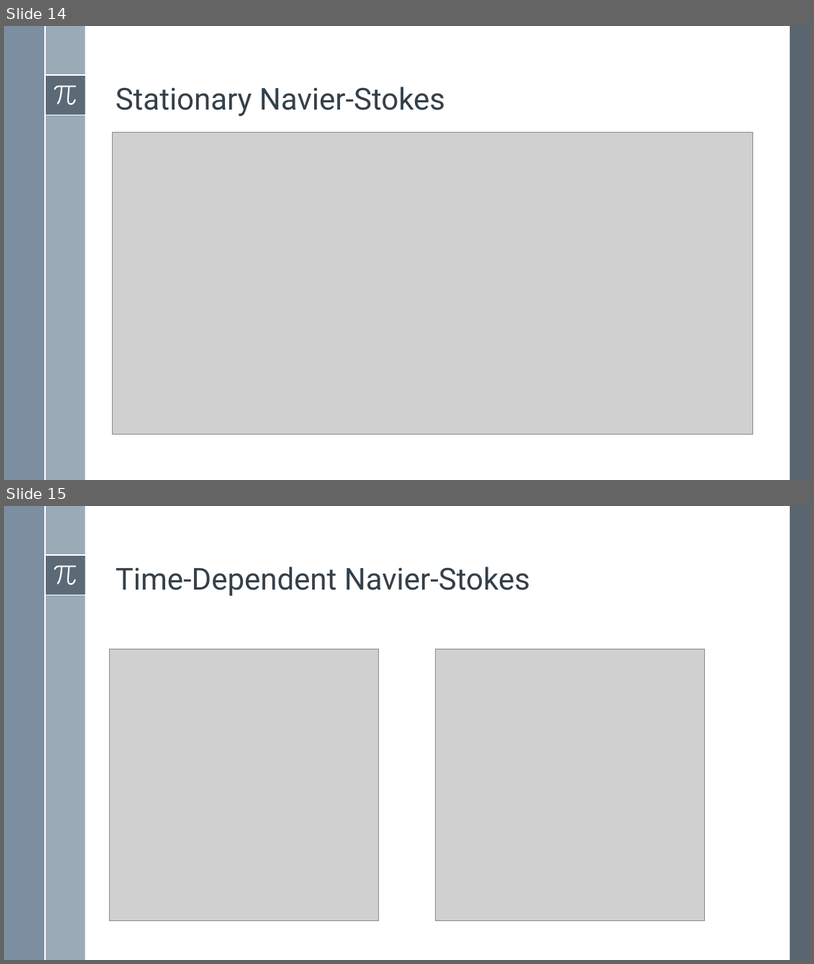
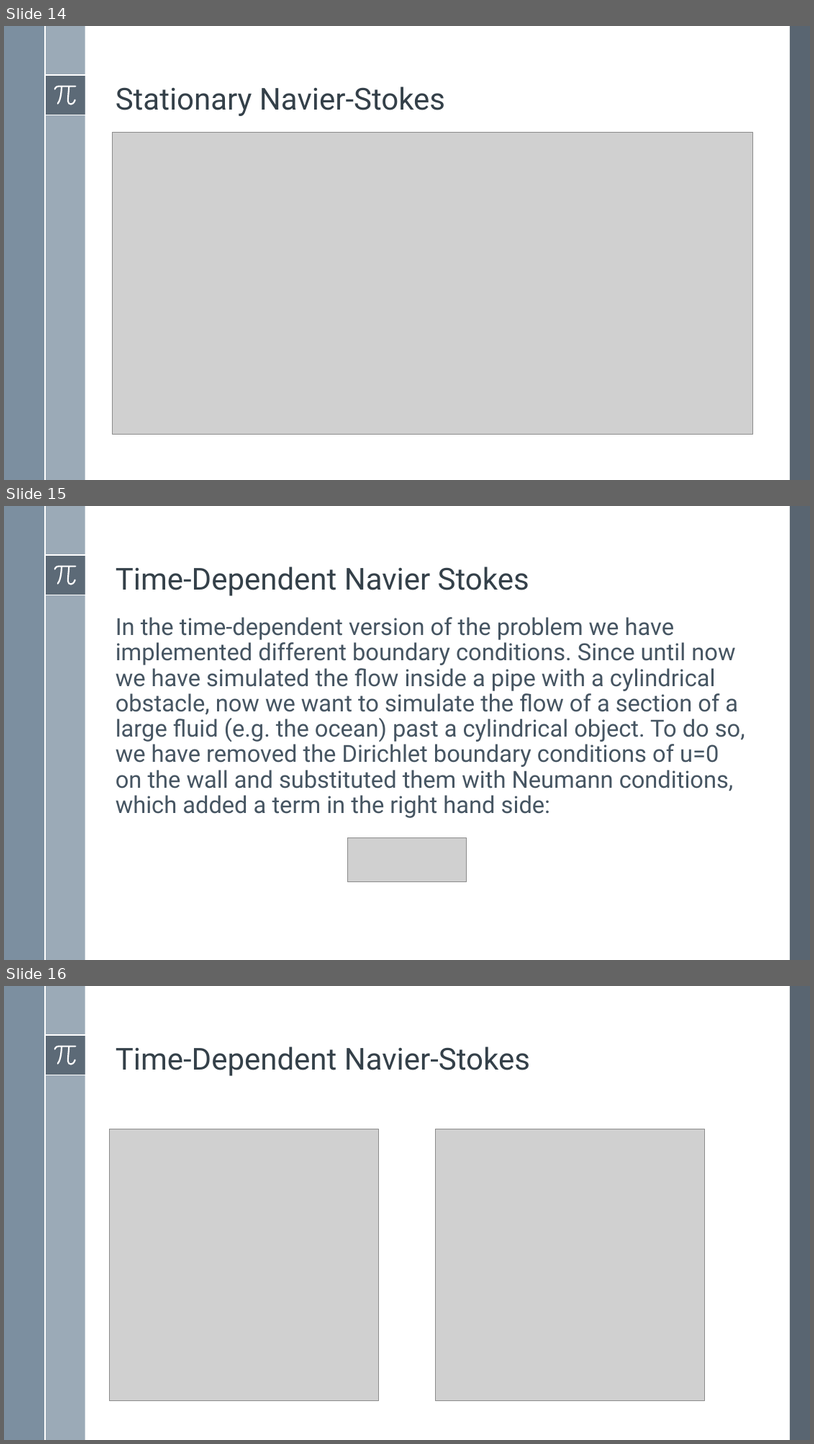
Before and after one commit to simone-fdr/navier-stokes, a slide deck: Presentatione_NMPDE_Navier_Stokes_temp.pptx. Shown one above the other, each under a label of ours: slides 14 and 15 before the commit, slides 14, 15 and 16 after it. The pictures are 814x964 and 814x1444 pixels, drawn with LibreOffice and Linux fonts; fonts in the diff are those of the drawing; grey boxes stand for pictures. Boxes give left, top, right and bottom in pixels: in the first picture for what was removed or moved away, otherwise in the second. Text is boxed around its words. In the diff, an @@ line names an element or a change of style, - is before the commit and + after.

```diff
--- a/Presentatione_NMPDE_Navier_Stokes_temp.pptx
+++ b/Presentatione_NMPDE_Navier_Stokes_temp.pptx
@@ slide 15 added at <box>4,506,810,960</box>, background #FFFFFF; not listed: 8 template elements that a slide beside it also shows @@
@@ title added at <box>116,566,530,596</box>, 36 pt, text #35404A @@
+Time-Dependent Navier Stokes
@@ text added at <box>116,617,746,818</box>, 28 pt, text #465562 @@
+In the time-dependent version of the problem we have implemented different boundary conditions. Since until now we have simulated the flow inside a pipe with a cylindrical obstacle, now we want to simulate the flow of a section of a large fluid (e.g. the ocean) past a cylindrical object. To do so, we have removed the Dirichlet boundary conditions of u=0 on the wall and substituted them with Neumann conditions, which added a term in the right hand side:
@@ picture added at <box>347,837,467,881</box> @@
@@ what was slide 15 is now slide 16 @@
```
Also in this commit, not shown: 1 slide changed.
